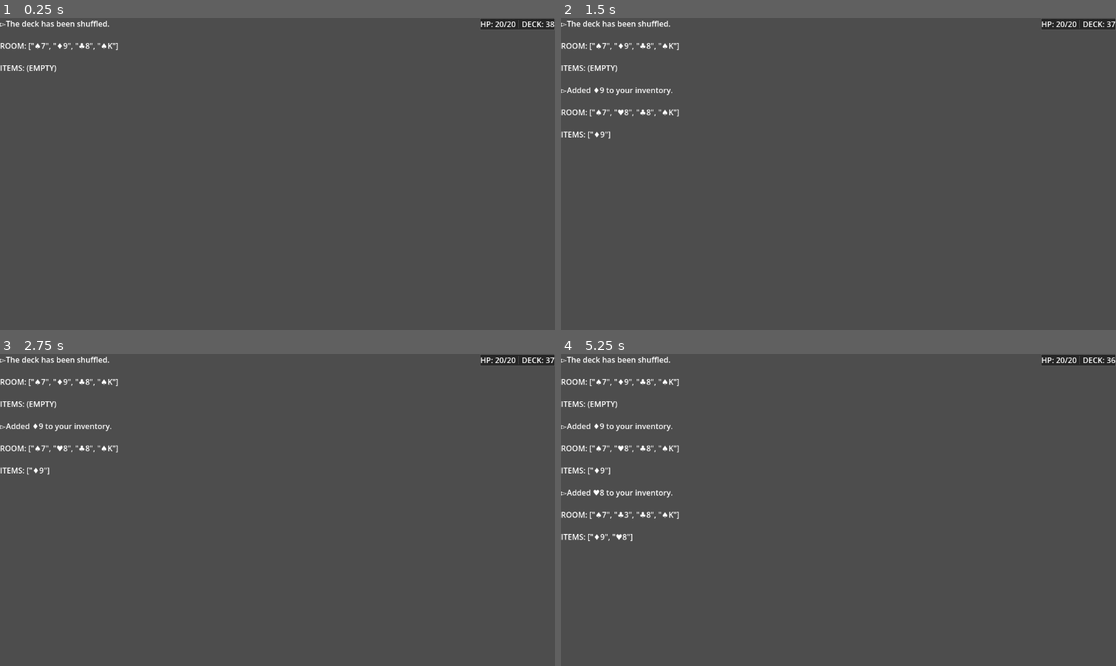
Above: before the commit, frames 1-4 (two rows, left to right).
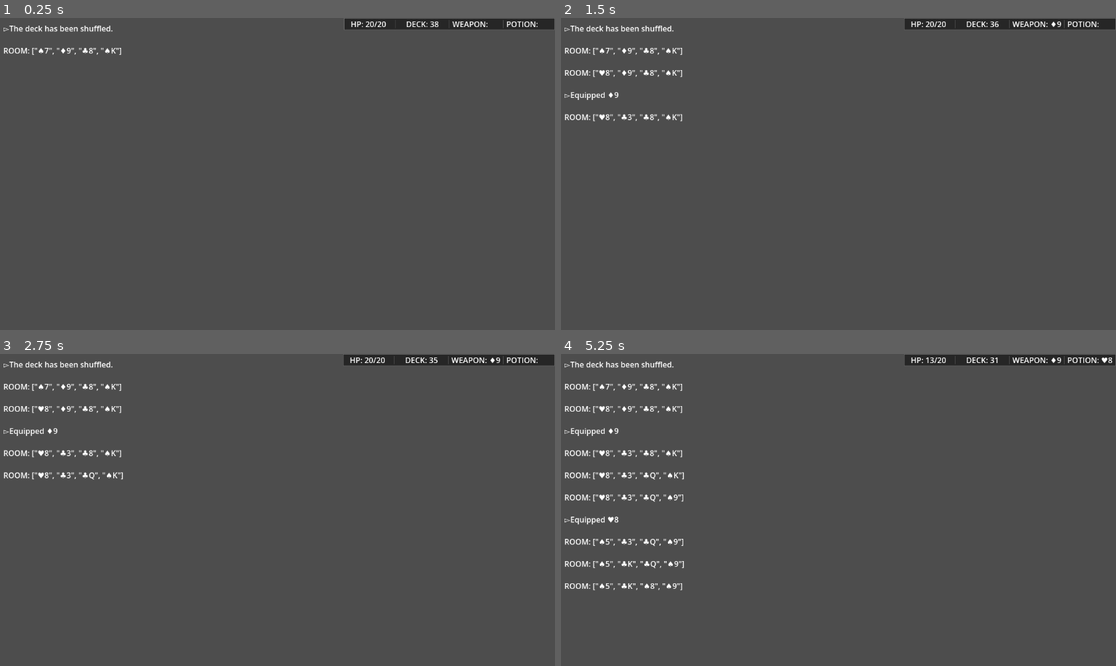
Above: after the commit, the same moments.

Repository: alexrigney/rapscallion
Game: Godot game, scene res://Scenes/main.tscn
Two runs of this game, one before a commit and one after it. Both use one fixed random seed, a clock stepped at 60 frames per second and the inputs below.
Inputs:
- Up to frame 1 (0.25 s): no input
- Up to frame 2 (1.5 s): tap Enter at 0.5 s; tap 1 at 0.6 s; tap Space at 1.25 s; tap 2 at 1.35 s
- Up to frame 3 (2.75 s): tap Enter at 2 s; tap 3 at 2.1 s
- Up to frame 4 (5.25 s): tap Space at 2.75, 4.25 s; tap 4 at 2.85 s; tap Enter at 3.5 s; tap 1 at 3.6 s; tap 2 at 4.35 s; tap 3 at 5.1 s

The runs differ from the first frame. In frame 1, 1.7% of the frame differs, in the area x 0-100%, y 0-18%; in frame 2, 2.6%; in frame 3, 2.8%; in frame 4, 4.1%, in the area x 0-100%, y 0-76%.
Error before the commit: Invalid type in function 'attack' in base 'Node (GameState)'. Cannot convert argument 1 from Dictionary to Array. (res://Scripts/game_state.gd:204)
Error after the commit: Out of bounds get index '0' (on base: 'Array') (res://Scripts/game_state.gd:238)

Commit message:
combat state

Diff:
--- a/Scenes/main.tscn
+++ b/Scenes/main.tscn
@@ -34,7 +34,14 @@
 grow_horizontal = 2
 grow_vertical = 2
 
-[node name="TextLog" type="RichTextLabel" parent="MainBody" unique_id=2092176170]
+[node name="MarginContainer" type="MarginContainer" parent="MainBody" unique_id=2127373242]
+layout_mode = 2
+theme_override_constants/margin_left = 7
+theme_override_constants/margin_top = 10
+theme_override_constants/margin_right = 7
+theme_override_constants/margin_bottom = 10
+
+[node name="TextLog" type="RichTextLabel" parent="MainBody/MarginContainer" unique_id=2092176170]
 unique_name_in_owner = true
 layout_mode = 2
 bbcode_enabled = true
@@ -44,25 +51,49 @@
 layout_mode = 2
 theme_override_constants/margin_right = 0
 
-[node name="StatBox" type="PanelContainer" parent="MainBody/StatMargin" unique_id=606111376]
+[node name="RunInfoBox" type="PanelContainer" parent="MainBody/StatMargin" unique_id=606111376]
 layout_mode = 2
 size_flags_horizontal = 8
 size_flags_vertical = 0
 theme_override_styles/panel = SubResource("StyleBoxFlat_bo1nx")
 
-[node name="StatList" type="HBoxContainer" parent="MainBody/StatMargin/StatBox" unique_id=1000970754]
+[node name="StatRow" type="HBoxContainer" parent="MainBody/StatMargin/RunInfoBox" unique_id=1000970754]
+custom_minimum_size = Vector2(100, 0)
 layout_mode = 2
+alignment = 1
 
-[node name="HpLabel" type="Label" parent="MainBody/StatMargin/StatBox/StatList" unique_id=190761986]
+[node name="HpLabel" type="Label" parent="MainBody/StatMargin/RunInfoBox/StatRow" unique_id=190761986]
 unique_name_in_owner = true
+custom_minimum_size = Vector2(100, 0)
 layout_mode = 2
+horizontal_alignment = 1
 
-[node name="VSeparator" type="VSeparator" parent="MainBody/StatMargin/StatBox/StatList" unique_id=301977410]
+[node name="VSeparator" type="VSeparator" parent="MainBody/StatMargin/RunInfoBox/StatRow" unique_id=301977410]
 layout_mode = 2
 theme_override_styles/separator = SubResource("StyleBoxLine_bo1nx")
 
-[node name="DeckCountLabel" type="Label" parent="MainBody/StatMargin/StatBox/StatList" unique_id=64826842]
+[node name="DeckCountLabel" type="Label" parent="MainBody/StatMargin/RunInfoBox/StatRow" unique_id=64826842]
 unique_name_in_owner = true
+custom_minimum_size = Vector2(100, 0)
+layout_mode = 2
+horizontal_alignment = 1
+
+[node name="VSeparator2" type="VSeparator" parent="MainBody/StatMargin/RunInfoBox/StatRow" unique_id=2085286426]
+layout_mode = 2
+theme_override_styles/separator = SubResource("StyleBoxLine_bo1nx")
+
+[node name="WeaponLabel" type="Label" parent="MainBody/StatMargin/RunInfoBox/StatRow" unique_id=80962034]
+unique_name_in_owner = true
+custom_minimum_size = Vector2(100, 0)
+layout_mode = 2
+
+[node name="VSeparator3" type="VSeparator" parent="MainBody/StatMargin/RunInfoBox/StatRow" unique_id=837647594]
+layout_mode = 2
+theme_override_styles/separator = SubResource("StyleBoxLine_bo1nx")
+
+[node name="PotionLabel" type="Label" parent="MainBody/StatMargin/RunInfoBox/StatRow" unique_id=463055657]
+unique_name_in_owner = true
+custom_minimum_size = Vector2(100, 0)
 layout_mode = 2
 
 [node name="GameState" type="Node" parent="." unique_id=250483524]
--- a/Scripts/game_state.gd
+++ b/Scripts/game_state.gd
@@ -4,6 +4,7 @@
 # ---/SIGNALS/---
 signal log_text(text: String)
 signal stats_changed(hp, max_hp, deck_count, gold)
+signal inventory_changed(weapon, potion)
 
 # ---/CONSTANTS/---
 const SPADES = "♠"
@@ -19,6 +20,10 @@
 
 var card_position = 0
 var _initialized = false
+
+# ---/ITEM STATE/---
+var weapon = ""
+var potion = ""
 
 # ---/ARRAY VARIABLES/---
 var deck: Array = []
@@ -98,17 +103,13 @@
 func _say(text: String) -> void:
 	emit_signal("log_text", text)
 
-func _emit_items() -> void:
-	_emit_symbols()
-	if items_symbols == []:
-		_say("ITEMS: (EMPTY)\n\n")
-	else:
-		_say("ITEMS: " + str(items_symbols) + "\n\n")
+func _emit_inventory() -> void:
+	emit_signal("inventory_changed", weapon, potion)
 
 func _emit_room() -> void:
 	_emit_symbols()
 	_say("ROOM: " + str(room_symbols) + "\n\n")
-	_emit_items()
+	_emit_inventory()
 
 func _emit_stats() -> void:
 	emit_signal("stats_changed", hp, max_hp, deck_count, gold)
@@ -200,42 +201,43 @@
 
 func choose_card() -> void:
 	var card = room[card_position]
+	var symbol = str(card.id)
+	var current_weapon = weapon
+	var current_potion = potion
+
 	if card.type == "enemy":
 		attack(card)
+	elif card.type == "weapon":
+		if weapon != "":
+			items.remove_at(0)
+			discard.append(card)
+			_say("▻Discarded " + current_weapon + "\n\n")
+		items.insert(0, card)
+		weapon = symbol
+		_say("▻Equipped " + symbol + "\n\n")
 	else:
-		var symbol = card.id
-		items.append(card)
-		_say("▻Added " + symbol + " to your inventory.\n\n")
+		if potion != "":
+			items.remove_at(1)
+			discard.append(card)
+			_say("▻Discarded " + current_potion + "\n\n")
+		items.insert(1, card)
+		potion = symbol
+		_say("▻Equipped " + symbol + "\n\n")
+	_emit_inventory()
 	room.remove_at(card_position)
 	fill_room()
 
-#func sort_room() -> void:
-	#var enemy_symbols: Array = []
-	#var hand_symbols: Array = []
-	#while enemies.size() < 4:
-		#for card in room:
-			#if card.id.find(SPADES) != -1 or card.id.find(CLUBS) != -1:
-				#enemies.append(card)
-				#enemy_symbols.append(card.id)
-				#_say("An enemy has appeared: " + card.id)
-			#else:
-				#if hand.size() < 4:
-					#hand.append(card)
-					#hand_symbols.append(card.id)
-					#_say("You've drawn " + card.id)
-				#else:
-					#discard.append(card)
-					#_say(card.id + " has been discarded. Hand too full.")
-					#_say("You've drawn " + card.id)
-	#_say("ENEMIES: " + str(enemy_symbols))
-	#_say("ITEMS: " + str(hand_symbols))
-
 func enter_room() -> void:
 	generate_deck()
 
 # ---/ACTIONS/---
-func attack(enemy: Array) -> void:
+func attack(enemy: Dictionary) -> void:
 	pass
-
-func add_item(item: Array) -> void:
-	items.append(item)
+	var enemy_hp = enemy.value
+	var old_hp = hp
+	var weapon_dmg = items[0].value
+	var hit_dmg = max(enemy_hp - weapon_dmg, 0)
+
+	hp = max(old_hp - hit_dmg, 0)
+	if hp == 0:
+		pass
--- a/Scripts/game_ui.gd
+++ b/Scripts/game_ui.gd
@@ -3,17 +3,24 @@
 @onready var text_log: RichTextLabel = %TextLog
 @onready var hp_label: Label = %HpLabel
 @onready var deck_label: Label = %DeckCountLabel
+@onready var weapon_label: Label = %WeaponLabel
+@onready var potion_label: Label = %PotionLabel
 @onready var state: GameState = $GameState
 
 
 func _ready() -> void:
 	state.log_text.connect(say)
 	state.stats_changed.connect(_on_stats_changed)
+	state.inventory_changed.connect(_on_inventory_changed)
 	state.start_game()
 
 func say(text: String) -> void:
 	text_log.append_text(text)
 
+func _on_inventory_changed(weapon: String, potion: String) -> void:
+	weapon_label.text = "WEAPON: %s" % weapon
+	potion_label.text = "POTION: %s" % potion
+
 func _on_stats_changed(hp: int, max_hp: int, gold: int, deck_count: int) -> void:
 	hp_label.text = "HP: %d/%d" % [hp, max_hp]
 	deck_label.text = "DECK: %d" % state.deck.size()
